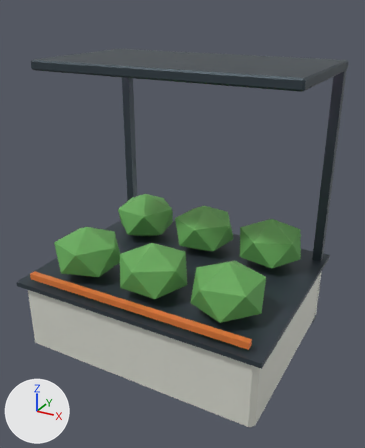
The glTF model lunar-art-test/game/assets/growbed.glb as it was, and as the next commit left it.
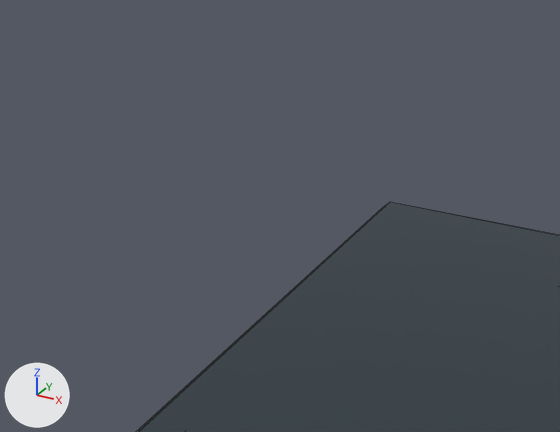
Each version appears first whole from a camera (50 mm lens) standing at (1.475, -2.661, 2.164) and looking at (0.039, -0.049, 0.858), and next in a close-up from a camera (50 mm lens) standing at (-0.529, -0.257, 2.199) and looking at (-0.919, 0.453, 1.844). The lights are fixed; the arrows at lower left show +X, +Y and +Z. The last two pictures show the newer version. The close-ups show mesh edges as thin lines.

The older version as bpy lines, for what is in view:
```python
me_cube_134 = bpy.data.meshes.new('Cube.134')
me_cube_134.from_pydata(...)  # 112 vertices, 184 faces; spans x -0.84..0.84, y -0.68..0.68, z 0.0..1.85
# faces by material slot: [44, 80, 12, 36, 12]
me_cube_134.materials.append(mat_lunar___ceramic_ivory)  # white #e5e6db
me_cube_134.materials.append(mat_lunar___graphite_structure)  # greyish blue #3c4850
me_cube_134.materials.append(mat_lunar___hydroponic_substrate)  # brown #5d4d3f
me_cube_134.materials.append(mat_lunar___grow_light_emission)  # pink #ffbcea, glowing pink #ffbcea
me_cube_134.materials.append(mat_lunar___burnt_orange_safety)  # orange #e77e3c
ob_growbed = bpy.data.objects.new('GrowBed', me_cube_134)
ob_growbed.location = (0.0, 0.0, 0.0)
```
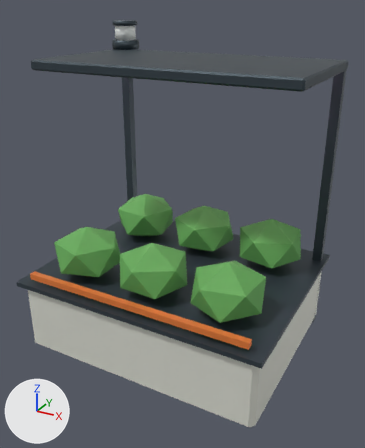
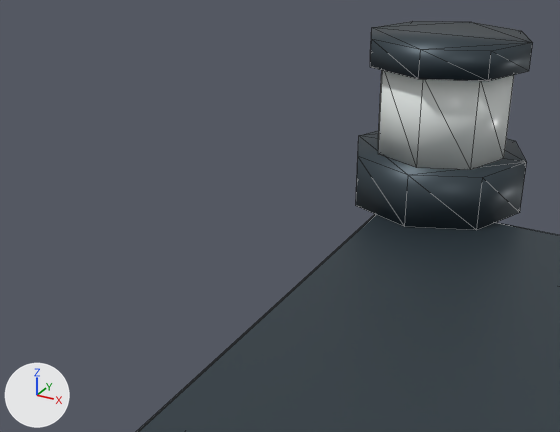
What differs and where, as boxes [x1, y1, x2, y2] in the close-ups (560 x 432 px):
'Lamp', added
    after: [356, 21, 533, 230]
    faces in mat_lunar___graphite_structure (greyish blue #3c4850): [356, 21, 533, 230]
    faces in mat_lunar___status_lamp (white #eff3f1): [378, 70, 514, 170]

Diff of the bpy script that builds the scene:
```diff
--- a/lunar-art-test/game/assets/growbed.glb.py
+++ b/lunar-art-test/game/assets/growbed.glb.py
@@ mat_lunar___status_lamp @@
+mat_lunar___status_lamp = principled_material('Lunar • status lamp')
+mat_lunar___status_lamp.base_color = (0.86, 0.9, 0.88)  # white #eff3f1
+mat_lunar___status_lamp.roughness = 0.3
@@ me_cylinder_020 @@
+me_cylinder_020.from_pydata(...)  # an 8-sided cylinder along z spanning x -0.88..-0.68, y 0.48..0.68, z 1.85..1.91, material slot 0; an 8-sided cylinder along z spanning x -0.87..-0.69, y 0.49..0.67, z 2.01..2.04, material slot 0; an 8-sided cylinder along z spanning x -0.855..-0.705, y 0.505..0.655, z 1.91..2.01, material slot 1
+me_cylinder_020.materials.append(mat_lunar___graphite_structure)  # greyish blue #3c4850
+me_cylinder_020.materials.append(mat_lunar___status_lamp)  # white #eff3f1
@@ ob_lamp @@
+ob_lamp = bpy.data.objects.new('Lamp', me_cylinder_020)
+ob_lamp.location = (0.0, 0.0, 0.0)
```
